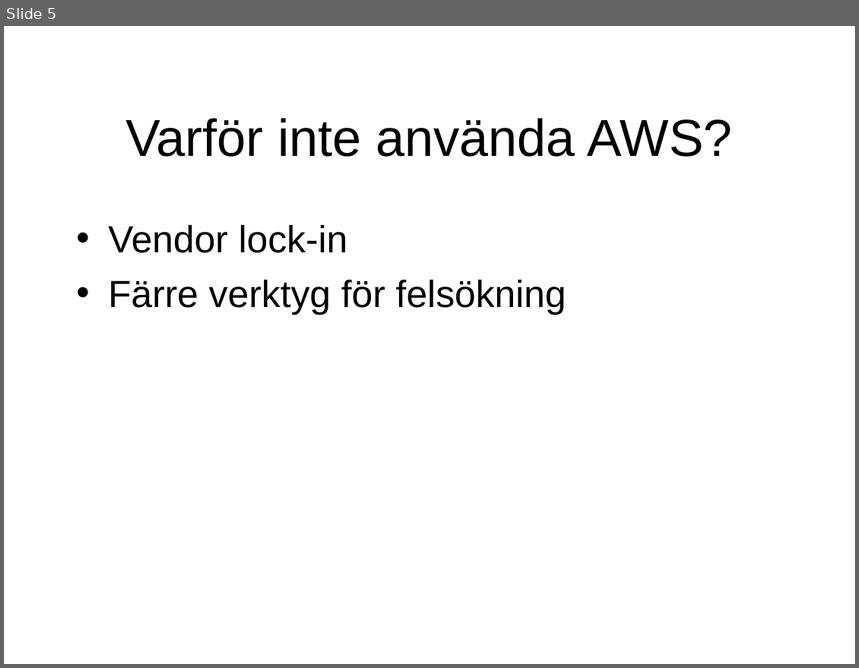
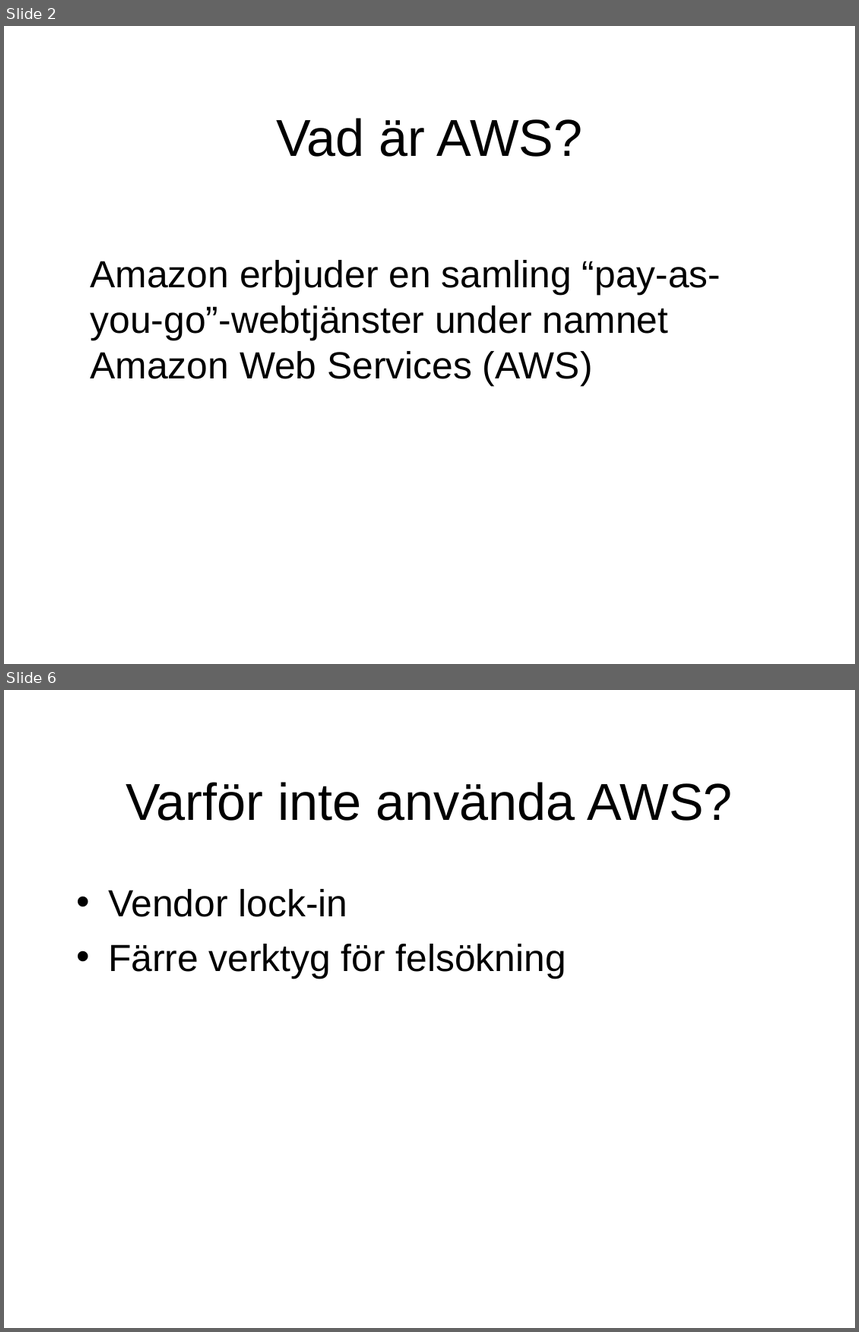
Before and after one commit to niklaslind/EC2_lab, a slide deck: doc/EC2_lab_1.ppt. Shown one above the other, each under a label of ours: slide 5 before the commit, slides 2 and 6 after it; the slides between them are not shown. The pictures are 859x668 and 859x1332 pixels, drawn with LibreOffice and Linux fonts; fonts in the diff are those of the drawing. Boxes give left, top, right and bottom in pixels: in the first picture for what was removed or moved away, otherwise in the second. Text is boxed around its words. In the diff, an @@ line names an element or a change of style, - is before the commit and + after.

```diff
--- a/doc/EC2_lab_1.ppt
+++ b/doc/EC2_lab_1.ppt
@@ slide 2 added at (4,26,855,664), background #FFFFFF @@
@@ title added at (276,118,582,157), 44 pt, text #000000 @@
+Vad är AWS?
@@ text added at (91,260,721,386), 32 pt, text #000000 @@
+Amazon erbjuder en samling “pay-as-you-go”-webtjänster under namnet Amazon Web Services (AWS)
@@ what was slide 5 is now slide 6 @@
```
Also in this commit, not shown: 3 slides changed, 1 other slide added, 1 slide removed.
